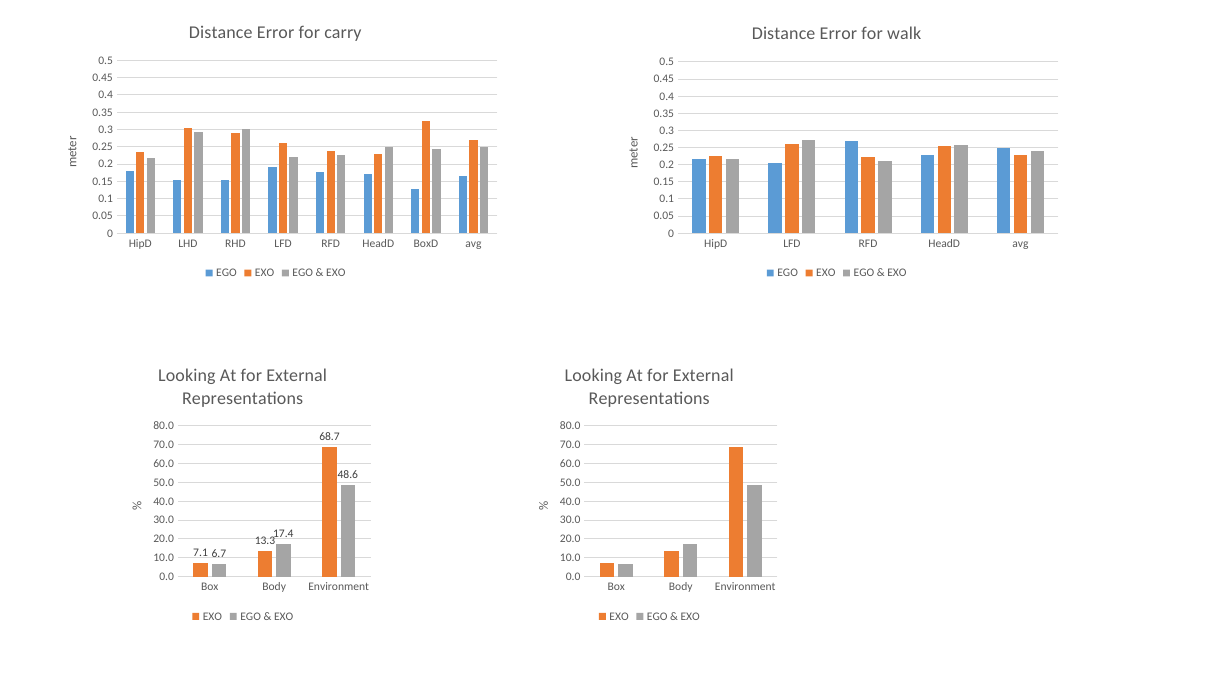
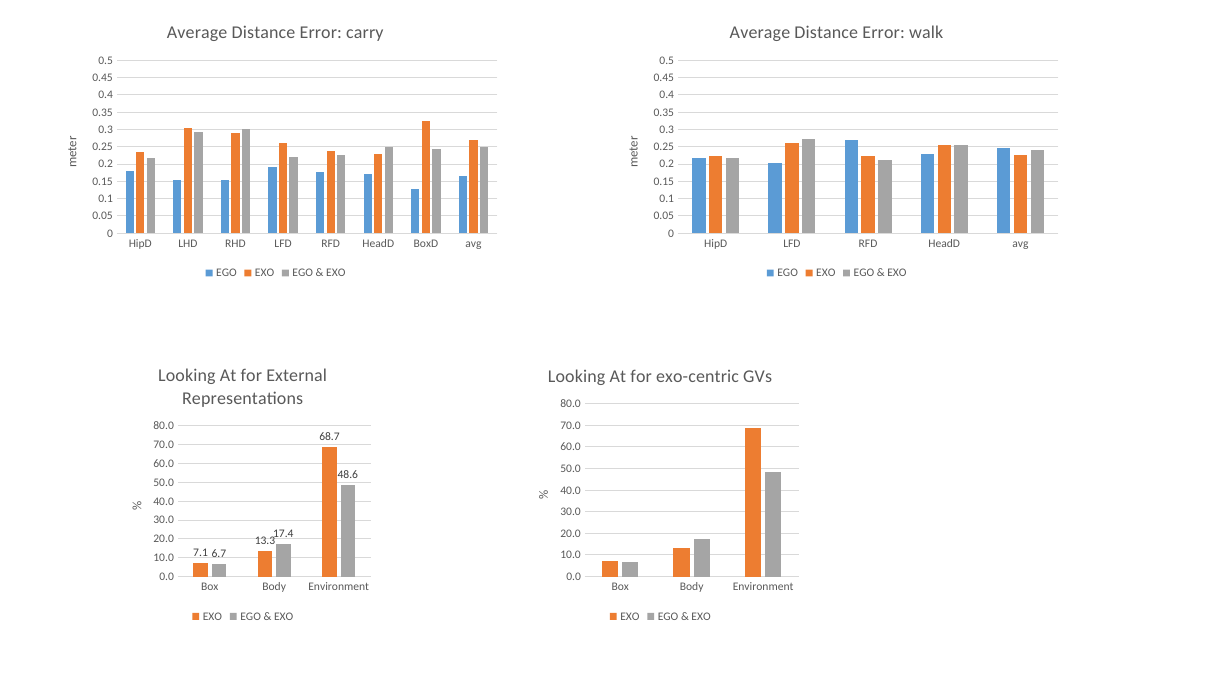
Before and after one commit to stefanfeyer/masters__thesis, a slide deck: slide 25 of figures/thesis_renderer.pptx. Drawn at 1232x693 pixels with LibreOffice and Linux fonts; fonts in the diff are those of the drawing. Boxes give left, top, right and bottom in pixels: in the first picture for what was removed or moved away, otherwise in the second. Text is boxed around its words. In the diff, an @@ line names an element or a change of style, - is before the commit and + after.

```diff
--- a/figures/thesis_renderer.pptx
+++ b/figures/thesis_renderer.pptx
@@ column chart at (x1=44, y1=6, x2=506, y2=284) @@
@@ title "Distance Error for carry " to "Average Distance Error: carry " @@
@@ column chart at (x1=606, y1=6, x2=1068, y2=284) @@
@@ title "Distance Error for walk " to "Average Distance Error: walk " @@
@@ column chart at (x1=517, y1=349, x2=805, y2=627) @@
@@ title "Looking At for External Representations " to "Looking At for exo-centric GVs " @@
@@ column chart resized from (x1=517, y1=349, x2=784, y2=627) to (x1=517, y1=349, x2=805, y2=627) @@
```
Also in this commit, not shown: 9 other slides changed, 5 slides added, 44 other files.
